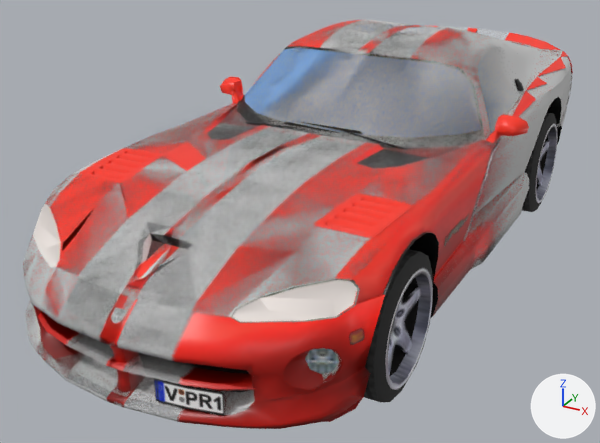
An edit to the FBX model newton-4.00/applications/media/viper.fbx, drawn before and after from the same camera.
Before and after are seen from a 50 mm camera at (1.93, -4.18, 2.2) aimed at (-0.19, -0.31, 0.27). The lights are fixed; the arrows at lower right show +X, +Y and +Z. Where no turn or scale is listed for an object, it has been applied to the vertices. Vertices at the same position are counted once.

The older version as bpy lines, for what is in view:
```python
ob_car_body = bpy.data.objects.new('car_body', me_mesh)
ob_car_body.location = (-0.001, -0.103, 0.432)
ob_car_body.scale = (0.0254, 0.0254, 0.0254)
ob_convexhull_hidden_01 = bpy.data.objects.new('ConvexHull_Hidden_01', me_mesh_004)
ob_convexhull_hidden_01.location = (-0.001, -0.103, 0.356)
ob_convexhull_hidden_02 = bpy.data.objects.new('ConvexHull_Hidden_02', me_mesh_003)
ob_convexhull_hidden_02.location = (-0.001, -0.103, 0.356)
ob_fl_tire_geomadjust = bpy.data.objects.new('fl_tire_GeomAdjust', me_mesh_001)
ob_fl_tire_geomadjust.parent = ob_fl_tire
ob_fl_tire_geomadjust.location = (-0.161, 1.17, -1.447)
ob_fl_tire_geomadjust.rotation_euler = (-1.571, -1.571, 0.0)  # degrees (-90, -90, 0)
ob_fl_tire_geomadjust.scale = (38.5, 38.5, 38.5)
# also in view: 'rl_tire_GeomAdjust' at (0.71, 1.11, 0.36)
```
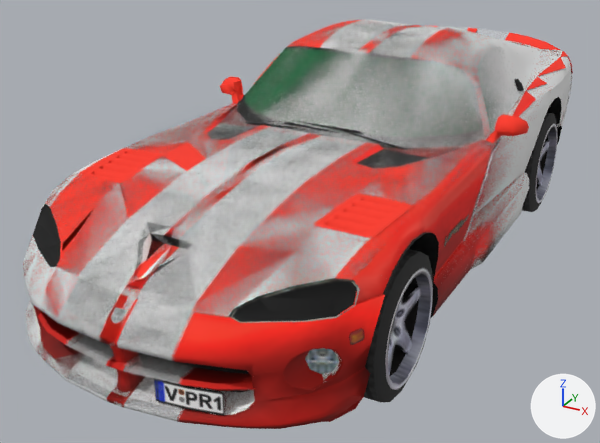
Commit message: update viper

The change, as JSON lines over the scene's bpy script:
```json
{"op": "add", "block": "mat_05___default", "code": ["mat_05___default = principled_material('05 - Default')", "mat_05___default.texture = img_viper01_png  # with its transparency", "mat_05___default.roughness = 0.859"]}
{"block": "me_mesh_004", "where": "me_mesh_004.from_pydata(...)  # 889 vertices, 1380 faces; spans x -0.87..0.87, y -2.06..2.23, z -0.18..0.55"}
{"op": "remove", "block": "me_mesh_004", "code": "me_mesh_004.materials.append(mat_03___default)  # light grey #cacaca"}
{"block": "me_mesh_003", "where": "me_mesh_003.from_pydata(...)  # 265 vertices, 462 faces; spans x -0.84..0.84, y -0.39..2.08, z 0.48..0.91"}
{"op": "remove", "block": "me_mesh_003", "code": "me_mesh_003.materials.append(mat_03___default)  # light grey #cacaca"}
{"block": "me_mesh", "where": "me_mesh.from_pydata(...)  # 2570 vertices, 3944 faces; spans x -38.0..38.0, y -81.0..88.0, z -10.0..33.0"}
{"block": "me_mesh", "where": "# used by ob_car_body; location = (-0.001, -0.103, 0.432); scale = (0.0254, 0.0254, 0.0254)"}
{"op": "remove", "block": "me_mesh", "code": "me_mesh.materials.append(mat_default_0)  # picture img_viper01_png"}
{"op": "remove", "block": "me_mesh", "code": "me_mesh.materials.append(mat_02___default)  # cyan #68cad4"}
{"block": "me_mesh", "change": "me_mesh part 1: all 26 faces that had it switch from mat_default_1 (picture img_alpha_png) to mat_05___default (picture img_viper01_png)"}
{"block": "me_mesh", "change": "me_mesh part 2: all 64 faces that had it switch from mat_default_3 (picture img_viper02_png) to mat_05___default (picture img_viper01_png)"}
```

Pixel boxes (x1, y1, x2, y2) of what changed, in the pictures (600 x 443 px):
```json
{"object": "ConvexHull_Hidden_01", "change": "recoloured", "before": [23, 69, 573, 418], "after": [23, 69, 573, 418]}
{"object": "ConvexHull_Hidden_02", "change": "recoloured", "before": [238, 20, 571, 148], "after": [238, 20, 571, 148]}
{"part": 1, "of": "me_mesh", "change": "recoloured", "before": [33, 204, 357, 322], "after": [33, 204, 357, 322], "on screen": "white to black"}
{"part": 2, "of": "me_mesh", "change": "recoloured", "before": [245, 23, 528, 138], "after": [245, 23, 528, 138]}
```
